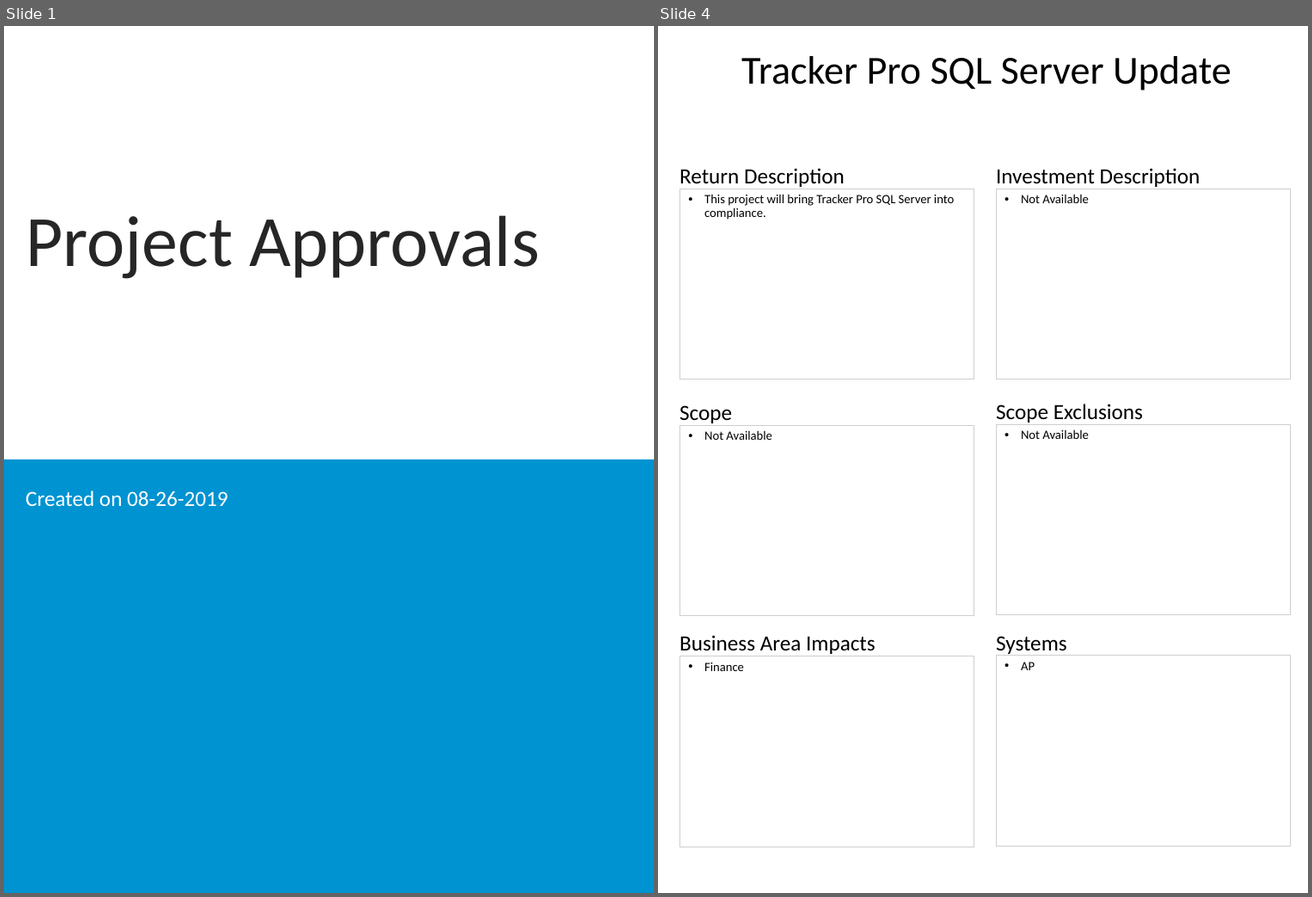
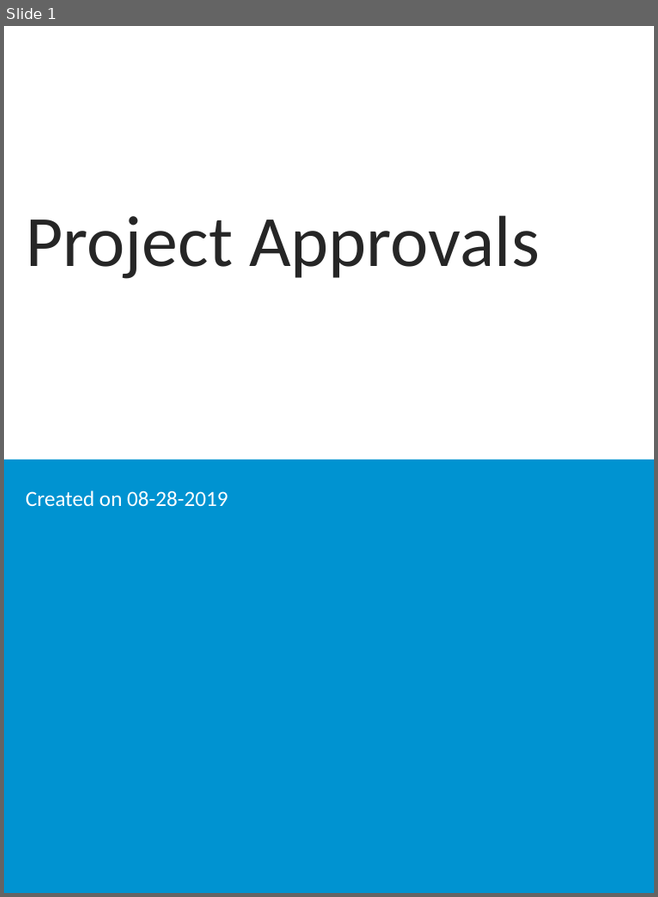
Before and after one commit to spikewood/Project-Report-Generator, a slide deck: ppt_output.pptx. Shown side by side, each under a label of ours: slides 1 and 4 before the commit, slide 1 after it; the slides between them are not shown. The pictures are 1312x897 and 658x897 pixels, drawn with LibreOffice and Linux fonts; fonts in the diff are those of the drawing; background and template pictures are left out. Boxes give left, top, right and bottom in pixels: in the first picture for what was removed or moved away, otherwise in the second. Text is boxed around its words. In the diff, an @@ line names an element or a change of style, - is before the commit and + after.

```diff
--- a/ppt_output.pptx
+++ b/ppt_output.pptx
@@ slide 4 removed at bbox=[658, 26, 1308, 893], background #FFFFFF @@
@@ title removed at bbox=[741, 56, 1232, 90] @@
-Tracker Pro SQL Server Update
@@ text removed at bbox=[680, 168, 845, 189] @@
-Return Description
@@ text removed at bbox=[996, 168, 1201, 189] @@
-Investment Description
@@ text removed at bbox=[680, 189, 974, 379] @@
-• This project will bring Tracker Pro SQL Server into compliance.
@@ text removed at bbox=[996, 189, 1291, 379] @@
-• Not Available
@@ text removed at bbox=[680, 405, 732, 426] @@
-Scope
@@ text removed at bbox=[996, 404, 1143, 425] @@
-Scope Exclusions
@@ text removed at bbox=[680, 426, 974, 616] @@
-• Not Available
@@ text removed at bbox=[996, 424, 1291, 614] @@
-• Not Available
@@ text removed at bbox=[680, 635, 876, 656] @@
-Business Area Impacts
@@ text removed at bbox=[996, 636, 1067, 656] @@
-Systems
@@ text removed at bbox=[680, 656, 974, 847] @@
-• Finance
@@ text removed at bbox=[996, 656, 1291, 846] @@
-• AP
@@ slide 1 changed as well @@
@@ subtitle at bbox=[26, 490, 228, 507]: text changed @@
-Created on 08-26-2019
+Created on 08-28-2019
```
Also in this commit, not shown: 28 slides added, 39 other slides removed, 5 other files.
